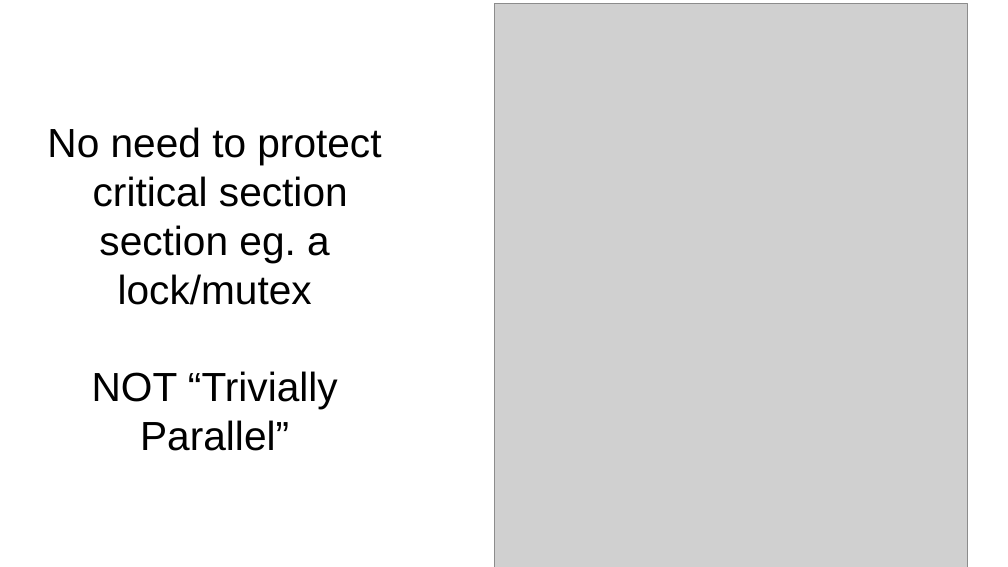
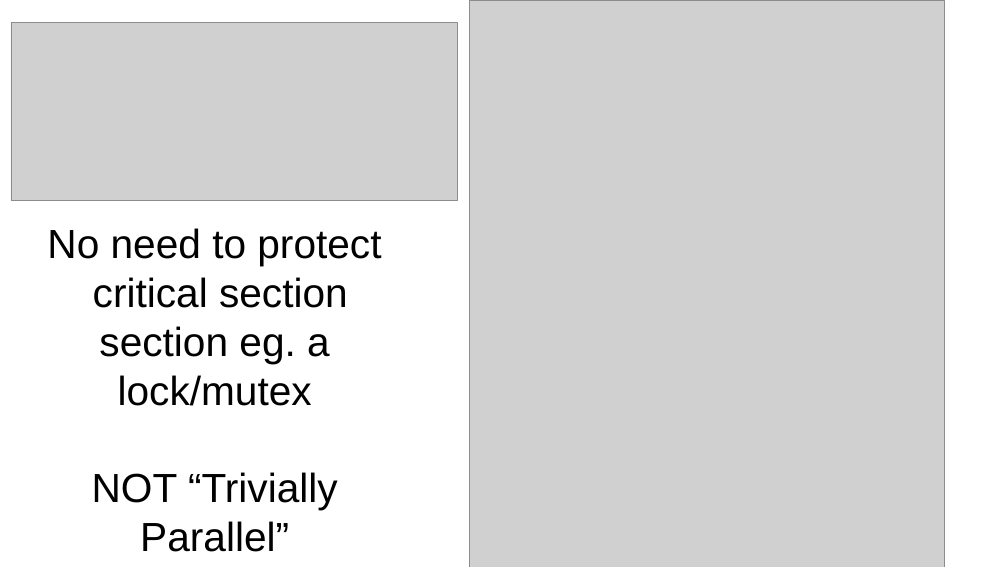
Before and after one commit to jappavoo/cudasudawuda, a slide deck: slide 26 of content/part1/disc0/slides.odp. Drawn at 1008x567 pixels with LibreOffice and Linux fonts; fonts in the diff are those of the drawing; grey boxes stand for pictures. Boxes give left, top, right and bottom in pixels: in the first picture for what was removed or moved away, otherwise in the second. Text is boxed around its words. In the diff, an @@ line names an element or a change of style, - is before the commit and + after.

```diff
--- a/content/part1/disc0/slides.odp
+++ b/content/part1/disc0/slides.odp
@@ picture added at [11, 23, 457, 200] @@
@@ picture: place and size @@
-picture at [495, 4, 968, 567]
+picture at [469, 1, 945, 567]
@@ text "No need to protect critical ...": place and size @@
-text "No need to protect critical ..." at [47, 127, 381, 451]
+text "No need to protect critical ..." at [47, 228, 381, 552]
```
Also in this commit, not shown: 1 other slide changed.
